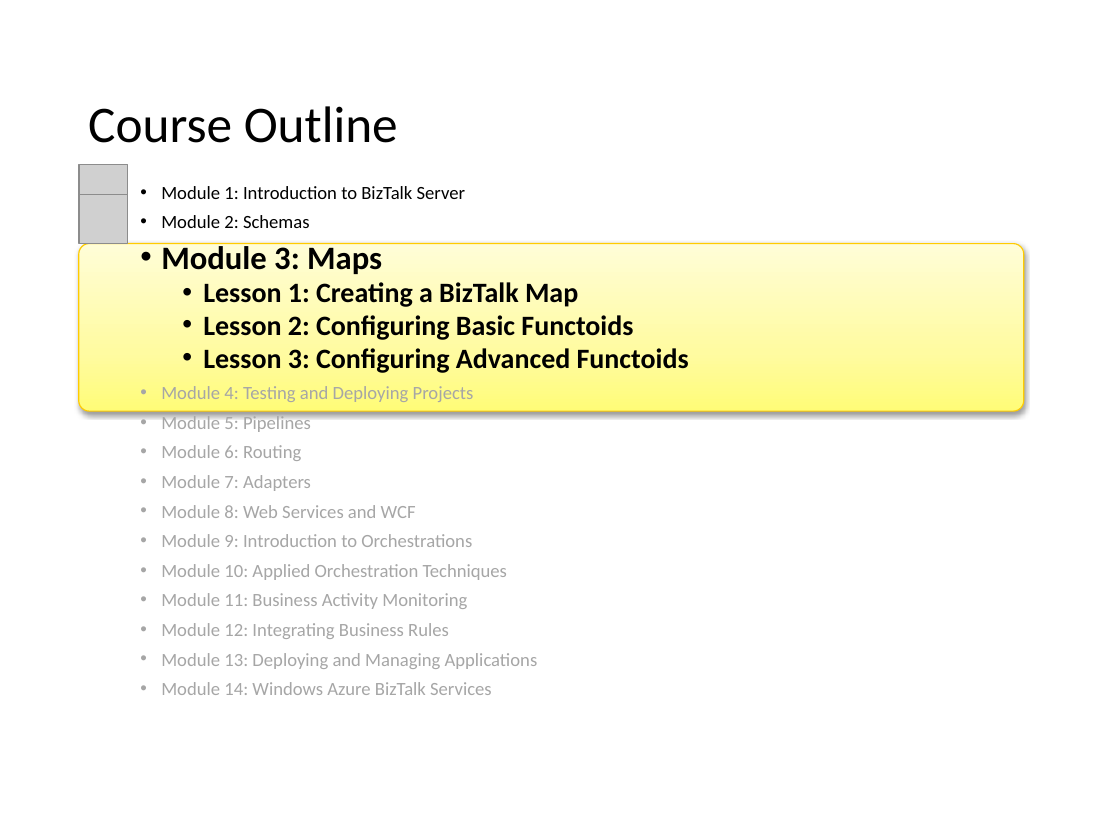
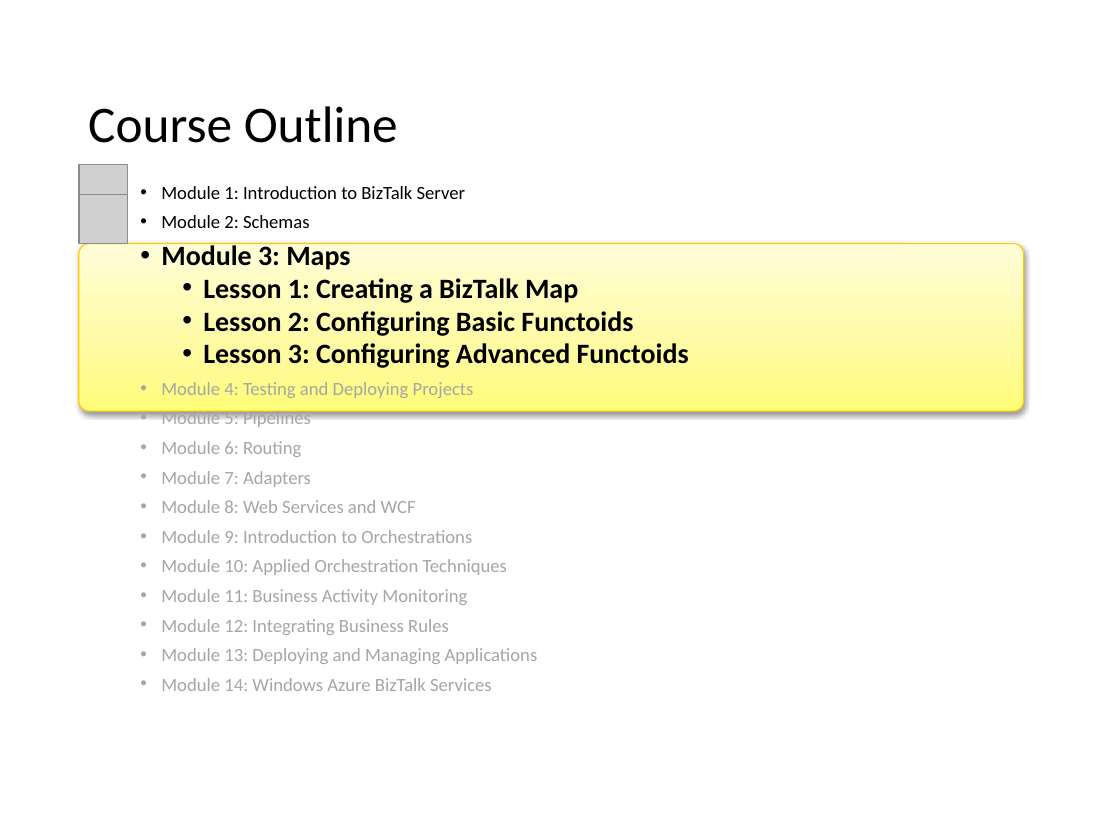
Before and after one commit to wmmihaa/BizTalk-Server---Developing-Integration-Solutions, a slide deck: slide 2 of Slides/Module 3 - Maps.pptx. Drawn at 1120x840 pixels with LibreOffice and Linux fonts; fonts in the diff are those of the drawing; grey boxes stand for pictures. Boxes give left, top, right and bottom in pixels: in the first picture for what was removed or moved away, otherwise in the second. Text is boxed around its words. In the diff, an @@ line names an element or a change of style, - is before the commit and + after.

```diff
--- a/Slides/Module 3 - Maps.pptx
+++ b/Slides/Module 3 - Maps.pptx
@@ text at bbox=[161, 243, 350, 270]: size 21 to 18 pt in "Module 3: Maps" @@
```
Also in this commit, not shown: 4 other slides changed.
